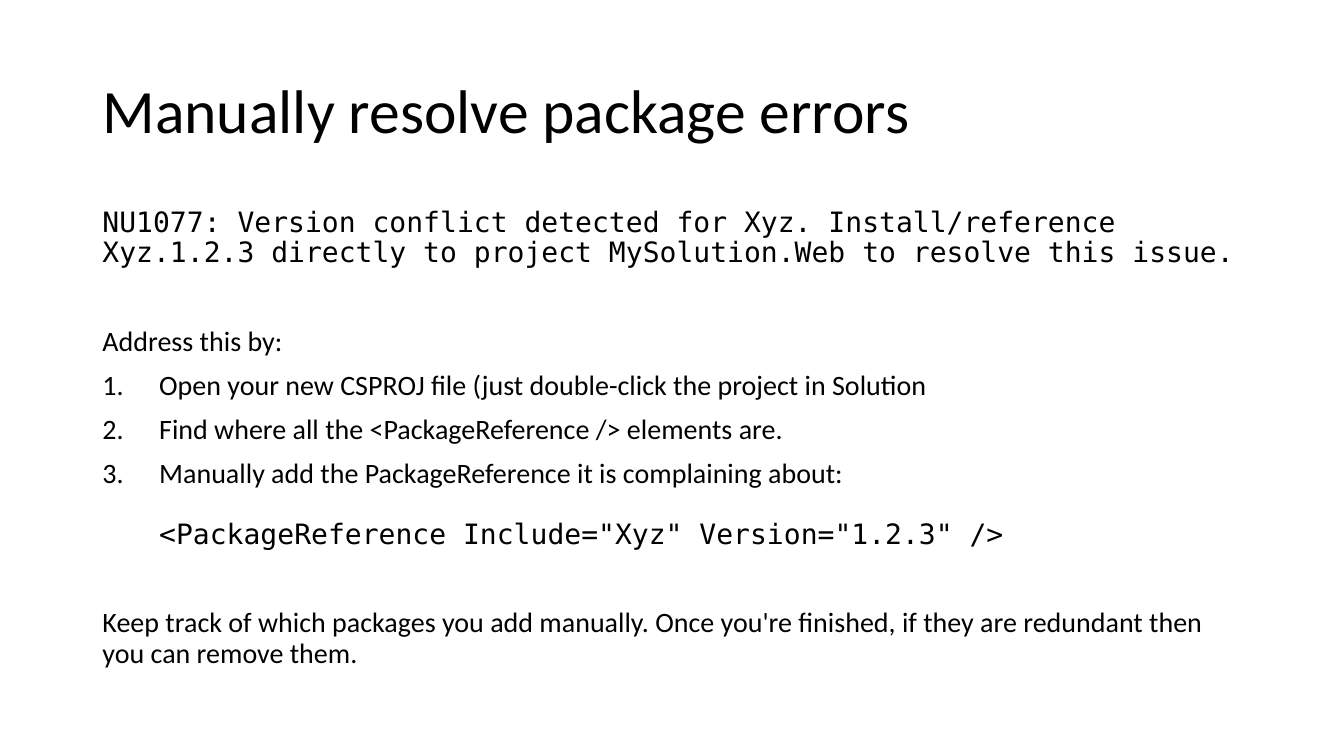
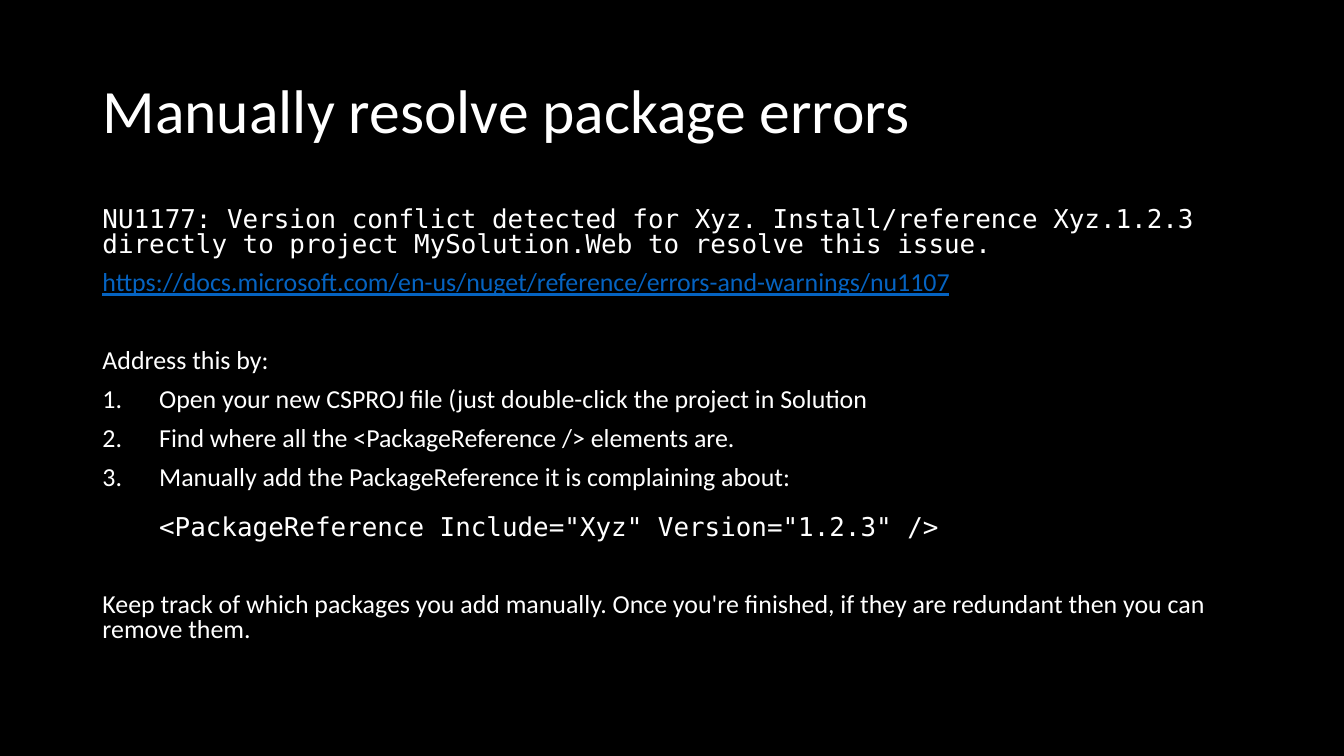
Before and after one commit to DrewNull/optimizely-cms12-upgrade, a slide deck: slide 26 of Presentation--Upgrading-to-CMS-12-and-Commerce-14.pptx. Drawn at 1344x756 pixels with LibreOffice and Linux fonts; fonts in the diff are those of the drawing. Boxes give left, top, right and bottom in pixels: in the first picture for what was removed or moved away, otherwise in the second. Text is boxed around its words. In the diff, an @@ line names an element or a change of style, - is before the commit and + after.

```diff
--- a/Presentation--Upgrading-to-CMS-12-and-Commerce-14.pptx
+++ b/Presentation--Upgrading-to-CMS-12-and-Commerce-14.pptx
@@ background #FFFFFF to #000000 @@
@@ title "Manually resolve package errors" at box(102, 90, 910, 144): text colour #000000 to #FFFFFF @@
@@ text at box(102, 208, 1193, 296): text changed; size 20 to 18.5 pt; text colour #000000 to #FFFFFF @@
-NU1077: Version conflict detected for Xyz. Install/reference Xyz.1.2.3 directly to project MySolution.Web to resolve this issue.
+NU1177: Version conflict detected for Xyz. Install/reference Xyz.1.2.3 directly to project MySolution.Web to resolve this issue.
+https://docs.microsoft.com/en-us/nuget/reference/errors-and-warnings/nu1107
@@ text at box(102, 351, 1205, 638): size 20 to 18.5 pt, text colour #000000 to #FFFFFF in "Address this by:", "Open your new CSPROJ file (just double-click ...", "Find where all the <PackageReference /> elements ...", "Manually add the PackageReference it is complaining ..." and 1 more places; line spacing 0.9 to 0.8 @@
```
Also in this commit, not shown: 44 other slides changed, 2 slides added, 2 slides removed, 1 other file.
